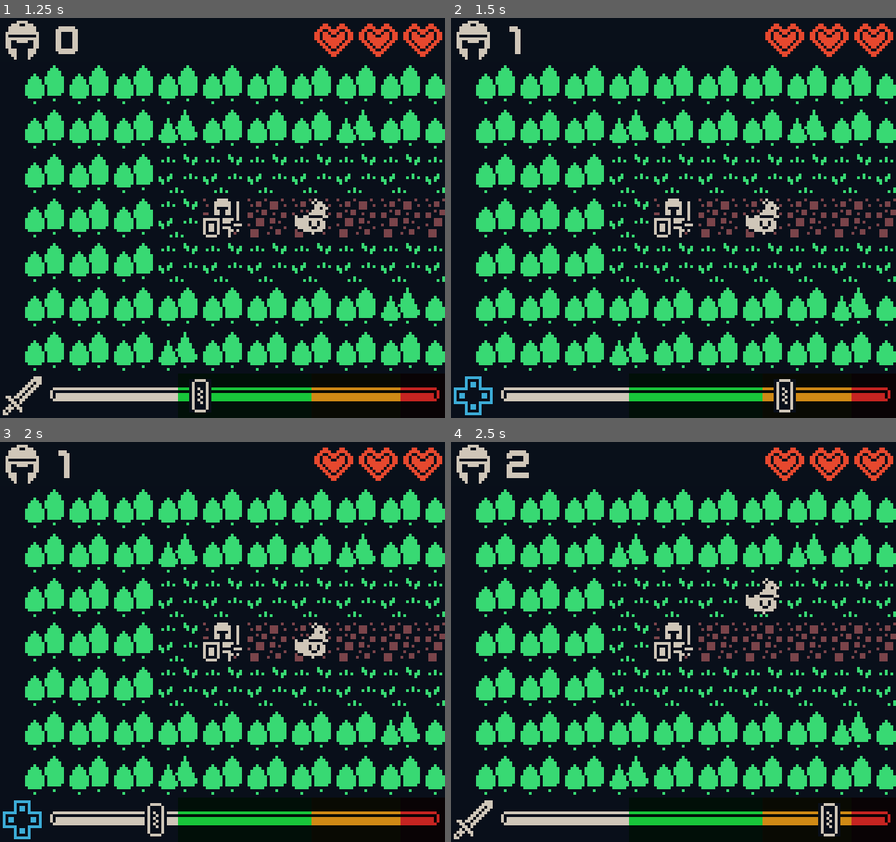
Above: before the commit, frames 1-4 (two rows, left to right).
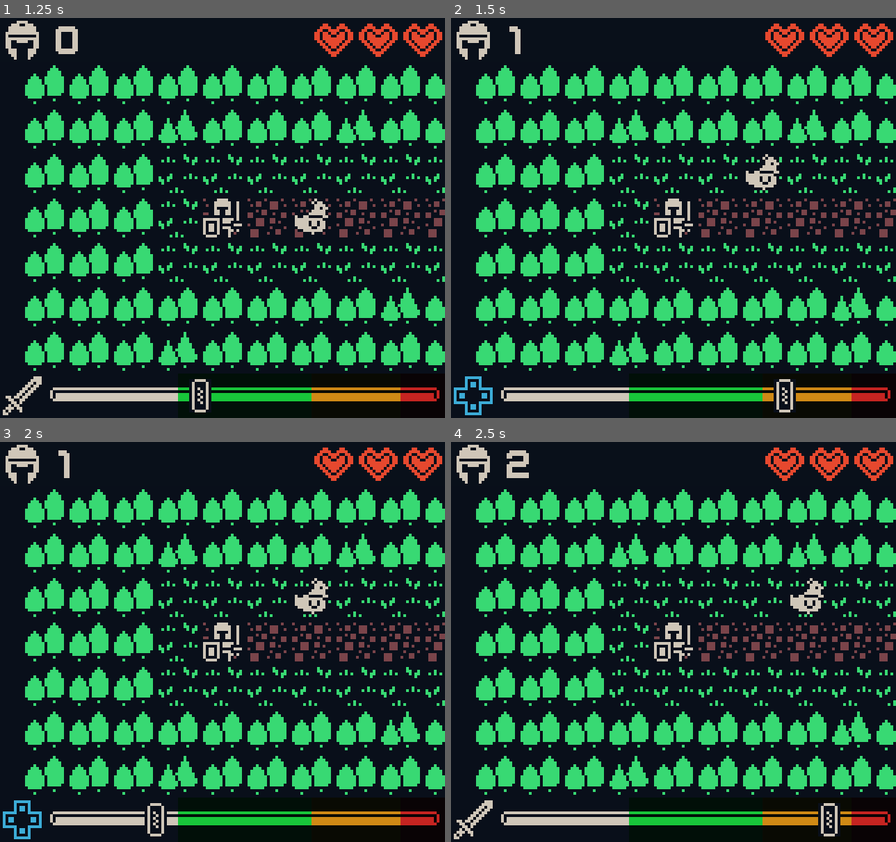
Above: after the commit, the same moments.

Repository: MCluck90/dungeon-dance-off
Game: Godot game, scene res://Levels/Level-03.tscn
The game is run twice, just before and just after one commit, with the same random seed, the same clock (stepped at 60 frames per second) and the same inputs.
Inputs:
- Up to frame 1 (1.25 s): hold Right (ui_right) from 0.53 s (still down); tap E (next_mode) at 0.6 s
- Up to frame 2 (1.5 s): release Right (ui_right) at 1.28 s; hold Down (ui_down) from 1.28 s (still down); tap Q (prev_mode) at 1.35 s
- Up to frame 3 (2 s): keep holding Down (ui_down)
- Up to frame 4 (2.5 s): release Down (ui_down) at 2.03 s; hold Right (ui_right) from 2.03 s (still down); tap E (next_mode) at 2.1 s

Frame 1 is identical in both runs. In frame 2, 0.7% of the frame differs, in the area x 65-75%, y 34-55%; in frame 3, 0.7%; in frame 4, 0.7%.

Commit message:
Basic combat in place

Diff:
--- a/Enemies/Chicken.gd
+++ b/Enemies/Chicken.gd
@@ -47,3 +47,6 @@
 
 func on_collision(_other):
 	pass
+
+func on_attack():
+	Grid.remove_pawn(self)
--- a/Grid/grid.gd
+++ b/Grid/grid.gd
@@ -77,6 +77,11 @@
 	set_cellv(cell_start, EMPTY)
 	return map_to_world(cell_target)
 
+func remove_pawn(pawn):
+	var cell_position = world_to_map(pawn.position)
+	set_cellv(cell_position, EMPTY)
+	pawn.queue_free()
+
 func get_nodes_by_type(type):
 	var nodes = []
 	for node in get_children():
--- a/Grid/player.gd
+++ b/Grid/player.gd
@@ -34,6 +34,8 @@
 	if not input_direction:
 		return
 
+	Globals.add_to_score(1)
+
 	can_act = false
 	match Mode.mode:
 		"move":
@@ -67,11 +69,12 @@
 	else:
 		Grid.update_ais()
 
-	Globals.add_to_score(1)
 
-func attack(_input_direction):
-	print("Attack!")
-	Globals.add_to_score(1)
+func attack(input_direction):
+	var collision = Grid.get_collision(self, input_direction)
+	if collision.has('node') && collision.node != null && collision.node.has_method('on_attack'):
+		collision.node.on_attack()
+	Grid.update_ais()
 
 func get_input_direction():
 	return Vector2(
